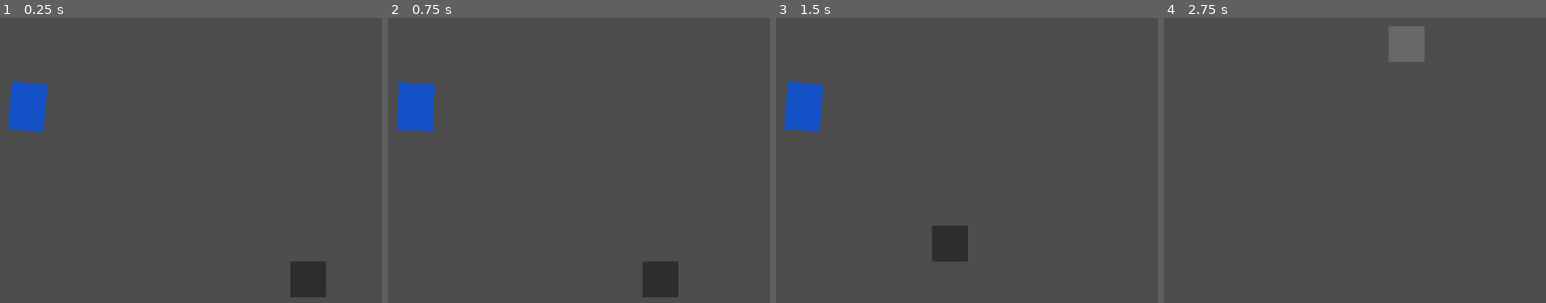
Above: before the commit, frames 1-4 (left to right).
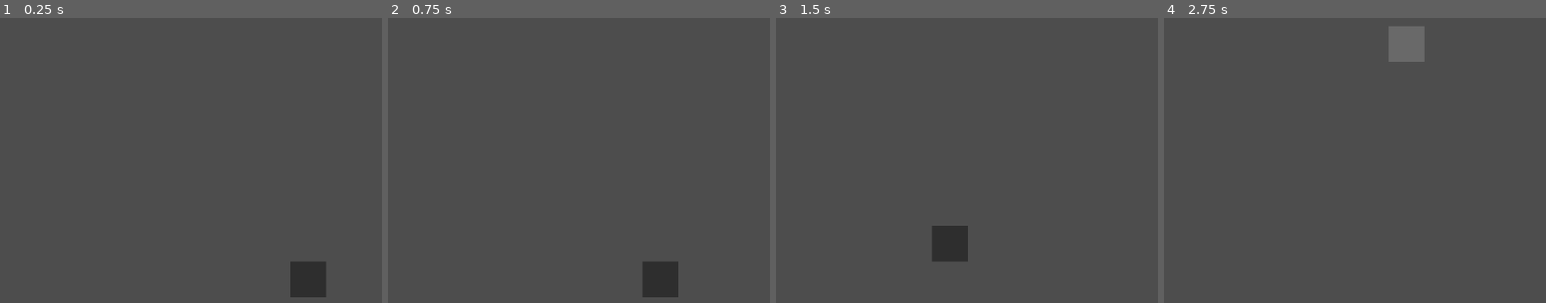
Above: after the commit, the same moments.

Repository: mgsrevolver/bedbound
Game: Godot game, scene res://scenes/Main.tscn
The game is run twice, just before and just after one commit, with the same random seed, the same clock (stepped at 60 frames per second) and the same inputs.
Inputs:
- Up to frame 1 (0.25 s): no input
- Up to frame 2 (0.75 s): tap Enter at 0.5 s; hold D (move_right) from 0.53 s (still down); tap Space (interact) at 0.6 s
- Up to frame 3 (1.5 s): release D (move_right) at 1.28 s; hold S (move_down) from 1.28 s (still down); tap Space (interact) at 1.35 s
- Up to frame 4 (2.75 s): release S (move_down) at 2.03 s; hold D (move_right) from 2.03 s (still down); tap Space (interact) at 2.1 s
The pictures show only the part of the screen within x 46-96%, y 35-85%; the shares and areas given below are measured in that part.

The runs differ from the first frame. In frame 1, 1.6% of the frame differs, in the area x 2-13%, y 22-41%; in frame 2, 1.6%; in frame 3, 1.6%; in frame 4, nothing differs.
Error after the commit: Parse Error: Could not find type "ElementalResistances" in the current scope. (res://addons/ninetailsrabbit.indie_blueprint_rpg/src/stats/meta_stats.gd:62)

Commit message:
halfway to integrating

Diff:
--- a/project.godot
+++ b/project.godot
@@ -54,6 +54,10 @@
 ]
 }
 
+[plugins]
+
+enabled=PackedStringArray("res://addons/ninetailsrabbit.indie_blueprint_rpg/plugin.cfg")
+
 [rendering]
 
 textures/canvas_textures/default_texture_filter=0
--- a/scenes/combat/Combat.tscn
+++ b/scenes/combat/Combat.tscn
@@ -8,10 +8,6 @@
 anchor_right = 1.0
 anchor_bottom = 1.0
 script = ExtResource("1_8w3dq")
-
-[node name="Camera2D" type="Camera2D" parent="."]
-position = Vector2(512, 384)
-zoom = Vector2(1, 1)
 
 [node name="Background" type="ColorRect" parent="."]
 layout_mode = 1
@@ -38,18 +34,30 @@
 anchor_right = 1.0
 anchor_bottom = 1.0
 
-[node name="BattleLog" type="RichTextLabel" parent="UI"]
+[node name="UIBackground" type="ColorRect" parent="UI"]
+layout_mode = 1
+anchors_preset = 2
+anchor_top = 1.0
+anchor_bottom = 1.0
+offset_left = 20.0
+offset_top = -220.0
+offset_right = 1000.0
+offset_bottom = -20.0
+color = Color(0, 0, 0, 0.7)
+
+[node name="BattleLog" type="Label" parent="UI"]
 layout_mode = 1
 anchors_preset = 2
 anchor_top = 1.0
 anchor_bottom = 1.0
 offset_left = 50.0
-offset_top = -150.0
-offset_right = 600.0
+offset_top = -200.0
+offset_right = 700.0
 offset_bottom = -50.0
-bbcode_enabled = true
+autowrap_mode = 2
+vertical_alignment = 2
 modulate = Color(1, 1, 1, 1)
-color = Color(1, 1, 1, 1)
+text = "Battle Log Here"
 
 [node name="EnemyStats" type="Label" parent="UI"]
 layout_mode = 1
@@ -82,9 +90,9 @@
 anchor_top = 1.0
 anchor_right = 0.5
 anchor_bottom = 1.0
-offset_left = -150.0
-offset_top = -30.0
-offset_right = 150.0
+offset_left = -200.0
+offset_top = -40.0
+offset_right = 200.0
 offset_bottom = -10.0
 text = "Press SPACE to attack"
 horizontal_alignment = 1
--- a/scripts/combat/Combat.gd
+++ b/scripts/combat/Combat.gd
@@ -19,6 +19,7 @@
 func _ready():
 	# Setup UI references
 	pass
+
 
 func setup_battle(player_ref: Player, enemy_info: Dictionary):
 	player = player_ref
@@ -51,13 +52,17 @@
 func _process(delta):
 	if wait_timer > 0:
 		wait_timer -= delta
+		if wait_timer <= 0:
+			print("Wait timer finished, current state: ", state)
 		return
 
 	match state:
 		CombatState.WAITING:
+			print("Combat transitioning from WAITING to PLAYER_TURN")
 			state = CombatState.PLAYER_TURN
 			action_selected = false
 			$UI/ActionPrompt.visible = true
+			print("Action prompt should now be visible: ", $UI/ActionPrompt.visible)
 
 		CombatState.PLAYER_TURN:
 			handle_player_turn()
@@ -80,9 +85,13 @@
 	wait_timer = 1.0
 
 func player_attack():
-	var damage = max(1, player.attack - enemy_data.defense + randi_range(-1, 2))
-	enemy_data.hp -= damage
-	enemy_data.hp = max(0, enemy_data.hp)
+	var damage = max(1, player.character_stats.raw_physical_attack - enemy_data.defense + randi_range(-1, 2))
+
+	# Apply damage to enemy
+	if enemy_data.has("reference"):
+		enemy_data.reference.take_damage(damage)
+		# Update enemy_data hp to reflect the current state
+		enemy_data.hp = enemy_data.reference.hp
 
 	add_to_log("You dealt " + str(damage) + " damage!")
 
@@ -96,12 +105,12 @@
 	update_ui()
 
 func enemy_attack():
-	var damage = max(1, enemy_data.attack - player.defense + randi_range(-1, 2))
+	var damage = max(1, enemy_data.attack - player.character_stats.raw_physical_defense + randi_range(-1, 2))
 	player.take_damage(damage)
 
 	add_to_log(enemy_data.name + " dealt " + str(damage) + " damage!")
 
-	if player.hp <= 0:
+	if player.character_stats.hp <= 0:
 		add_to_log("You were defeated!")
 		state = CombatState.BATTLE_END
 	else:
@@ -124,7 +133,7 @@
 	print("Battle log updated: ", log_text)
 
 func update_ui():
-	$UI/PlayerStats.text = "Player HP: " + str(player.hp) + "/" + str(player.max_hp)
+	$UI/PlayerStats.text = "Player HP: " + str(player.character_stats.hp) + "/" + str(player.character_stats.max_hp)
 	$UI/EnemyStats.text = enemy_data.name + " HP: " + str(enemy_data.hp) + "/" + str(enemy_data.max_hp)
 
 func end_battle():
--- a/scripts/enemies/Enemy.gd
+++ b/scripts/enemies/Enemy.gd
@@ -4,12 +4,16 @@
 signal player_collided(enemy_data)
 
 var enemy_name: String
-var hp: int
-var max_hp: int
 var attack: int
 var defense: int
 var exp_reward: int
 var defeated: bool = false
+
+# Component references (will be added back later)
+# @onready var health_component: IndieBlueprintHealth = $HealthComponent
+
+var hp: int
+var max_hp: int
 
 func setup(enemy_type: String, pos: Vector2):
 	enemy_name = enemy_type
@@ -31,6 +35,9 @@
 			defense = 2
 			exp_reward = 25
 			create_sprite(Color(0.184, 0.184, 0.184))  # Dark gray
+
+	# Connect health component signals (will be added back later)
+	# health_component.died.connect(_on_enemy_died)
 
 	# Connect signal
 	body_entered.connect(_on_body_entered)
@@ -66,6 +73,17 @@
 		"reference": self
 	}
 
+func take_damage(amount: int):
+	hp -= amount
+	hp = max(hp, 0)
+
+	if hp <= 0:
+		_on_enemy_died()
+
+func _on_enemy_died():
+	print(enemy_name + " was defeated!")
+	mark_defeated()
+
 func mark_defeated():
 	defeated = true
 	visible = false
--- a/scripts/player/Player.gd
+++ b/scripts/player/Player.gd
@@ -3,14 +3,13 @@
 
 signal encounter_triggered(enemy_type)
 
-# Player stats
-var level: int = 1
-var hp: int = 20
-var max_hp: int = 20
-var attack: int = 5
-var defense: int = 2
+# RPG Stats using the addon's system
+@export var character_stats: RpgCharacterMetaStats
 var exp: int = 0
 var exp_to_next: int = 100
+
+# Health component reference (will be added back later)
+# @onready var health_component: IndieBlueprintHealth = $HealthComponent
 
 # Movement
 var speed: float = 120.0
@@ -20,12 +19,36 @@
 var in_combat: bool = false
 
 func _ready():
+	# Initialize character stats if not set
+	if not character_stats:
+		character_stats = RpgCharacterMetaStats.new()
+		setup_default_stats()
+
+	# Sync health component with character stats (will be added back later)
+	# health_component.max_health = character_stats.max_hp
+	# health_component.current_health = character_stats.hp
+
+	# Connect health component signals (will be added back later)
+	# health_component.health_changed.connect(_on_health_changed)
+	# health_component.died.connect(_on_player_died)
+
 	# Create a simple colored rectangle as sprite
 	var texture = ImageTexture.new()
 	var image = Image.create(24, 32, false, Image.FORMAT_RGB8)
 	image.fill(Color(0.29, 0.565, 0.886))  # Blue color
 	texture.set_image(image)
 	$Sprite2D.texture = texture
+
+func setup_default_stats():
+	character_stats.level = 1
+	character_stats.hp = 20
+	character_stats.max_hp = 20
+	character_stats.raw_physical_attack = 5
+	character_stats.raw_physical_defense = 2
+	character_stats.strength = 12
+	character_stats.constitution = 10
+	character_stats.dexterity = 8
+	character_stats.intelligence = 6
 
 func _physics_process(delta):
 	if in_combat:
@@ -82,39 +105,60 @@
 
 func level_up():
 	exp -= exp_to_next
-	level += 1
+	character_stats.level += 1
 
-	# Random stat increases
+	# Random stat increases using RPG stats
 	var hp_increase = randi_range(3, 7)
 	var attack_increase = randi_range(1, 3)
 	var defense_increase = randi_range(1, 2)
+	var strength_increase = randi_range(1, 2)
+	var constitution_increase = randi_range(1, 2)
 
-	max_hp += hp_increase
-	hp = max_hp  # Full heal on level up
-	attack += attack_increase
-	defense += defense_increase
+	character_stats.max_hp += hp_increase
+	character_stats.hp = character_stats.max_hp  # Full heal on level up
+	character_stats.raw_physical_attack += attack_increase
+	character_stats.raw_physical_defense += defense_increase
+	character_stats.strength += strength_increase
+	character_stats.constitution += constitution_increase
+
+	# Sync health component with new max health (will be added back later)
+	# health_component.max_health = character_stats.max_hp
+	# health_component.current_health = character_stats.hp
 
 	exp_to_next = int(exp_to_next * 1.5)
 
-	print("Level up! Now level ", level)
+	print("Level up! Now level ", character_stats.level)
 
 func take_damage(amount: int):
-	hp -= amount
-	hp = max(hp, 0)
+	character_stats.hp -= amount
+	character_stats.hp = max(character_stats.hp, 0)
 
-	if hp <= 0:
+	if character_stats.hp <= 0:
 		print("Player defeated!")
 
 func heal(amount: int):
-	hp = min(hp + amount, max_hp)
+	character_stats.hp = min(character_stats.hp + amount, character_stats.max_hp)
+
+# Health component signal handlers (will be added back later)
+# func _on_health_changed(amount: int, type):
+#	character_stats.hp = health_component.current_health
+#	print("Health changed: ", amount, " Type: ", type)
+
+# func _on_player_died():
+#	print("Player defeated!")
+#	# Handle player death logic here
 
 func get_stats() -> Dictionary:
 	return {
-		"level": level,
-		"hp": hp,
-		"max_hp": max_hp,
-		"attack": attack,
-		"defense": defense,
+		"level": character_stats.level,
+		"hp": character_stats.hp,
+		"max_hp": character_stats.max_hp,
+		"attack": character_stats.raw_physical_attack,
+		"defense": character_stats.raw_physical_defense,
+		"strength": character_stats.strength,
+		"constitution": character_stats.constitution,
+		"dexterity": character_stats.dexterity,
+		"intelligence": character_stats.intelligence,
 		"exp": exp,
 		"exp_to_next": exp_to_next
 	}
--- a/scripts/ui/GameUI.gd
+++ b/scripts/ui/GameUI.gd
@@ -18,9 +18,9 @@
 		update_stats()
 
 func update_stats():
-	if not player:
+	if not player or not player.character_stats:
 		return
 
-	$PlayerStatsPanel/StatsContainer/HPLabel.text = "HP: " + str(player.hp) + "/" + str(player.max_hp)
-	$PlayerStatsPanel/StatsContainer/LevelLabel.text = "Level: " + str(player.level)
+	$PlayerStatsPanel/StatsContainer/HPLabel.text = "HP: " + str(player.character_stats.hp) + "/" + str(player.character_stats.max_hp)
+	$PlayerStatsPanel/StatsContainer/LevelLabel.text = "Level: " + str(player.character_stats.level)
 	$PlayerStatsPanel/StatsContainer/EXPLabel.text = "EXP: " + str(player.exp)
Not shown, added: claude.md
